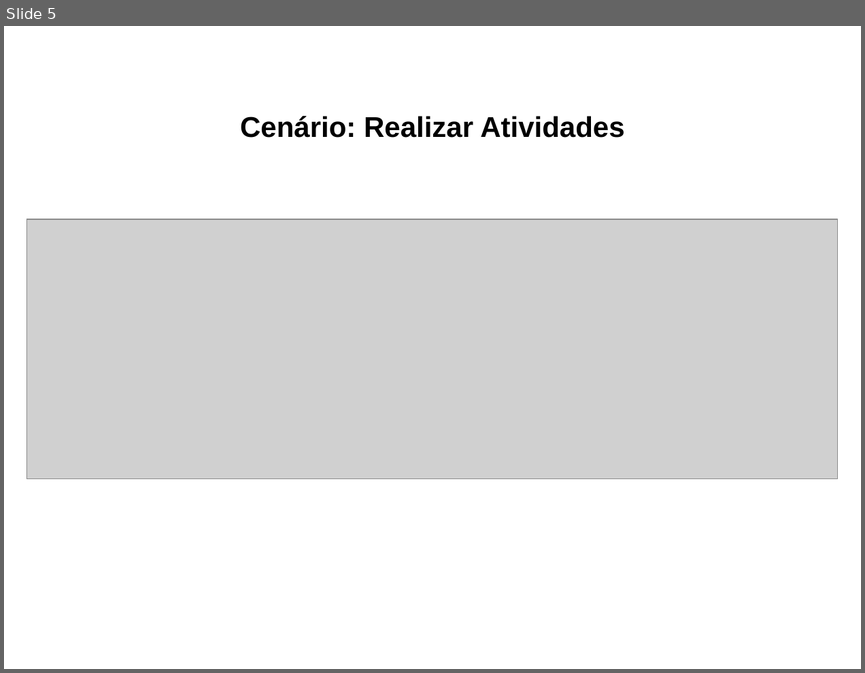
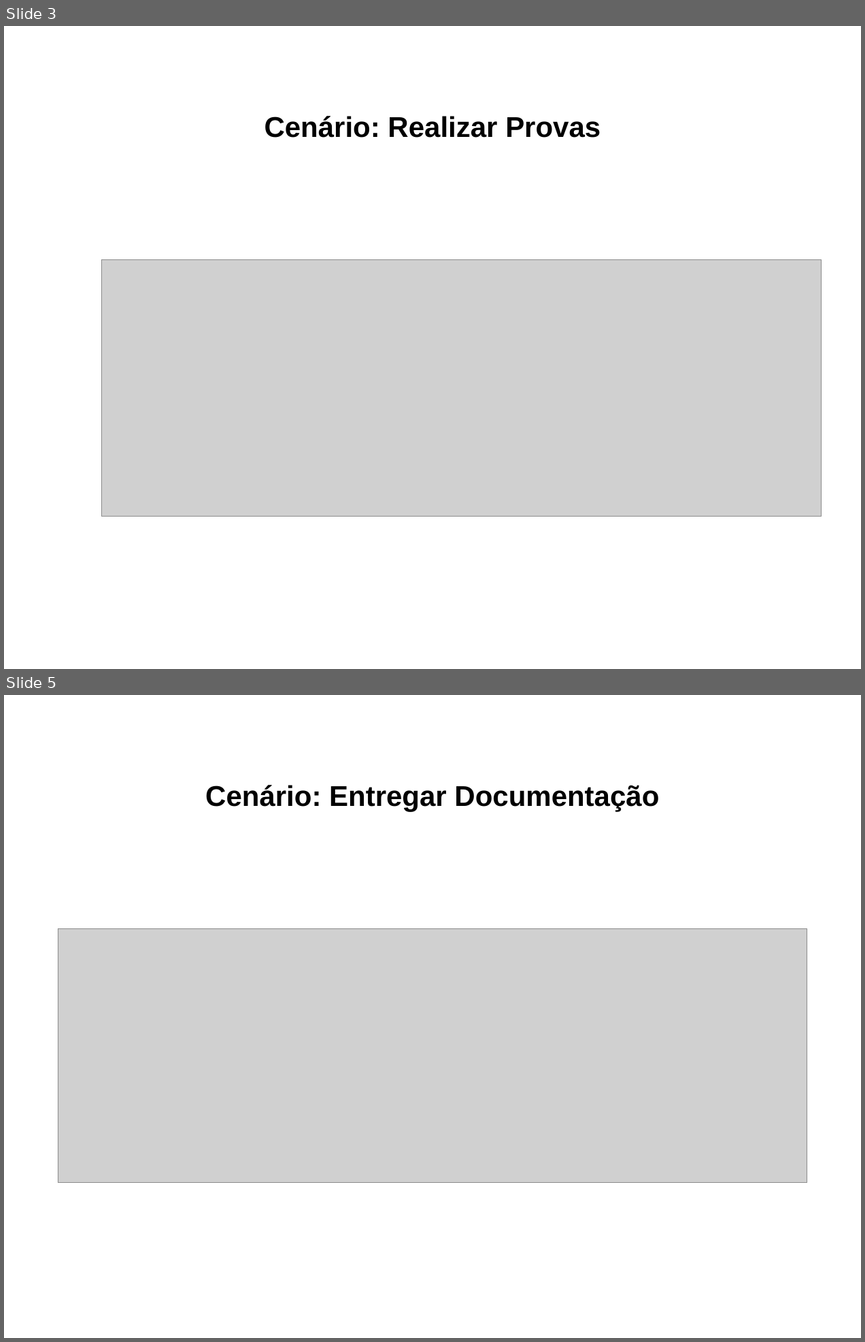
Before and after one commit to leozabotto/smart-owl, a slide deck: Artefatos/15 - Arquitetura de Negócio para cada Cenário.pptx. Shown one above the other, each under a label of ours: slide 5 before the commit, slides 3 and 5 after it; the slides between them are not shown. The pictures are 865x673 and 865x1342 pixels, drawn with LibreOffice and Linux fonts; fonts in the diff are those of the drawing; grey boxes stand for pictures. Boxes give left, top, right and bottom in pixels: in the first picture for what was removed or moved away, otherwise in the second. Text is boxed around its words. In the diff, an @@ line names an element or a change of style, - is before the commit and + after.

```diff
--- a/Artefatos/15 - Arquitetura de Negócio para cada Cenário.pptx
+++ b/Artefatos/15 - Arquitetura de Negócio para cada Cenário.pptx
@@ slide 5 added at [4, 695, 861, 1338], background #FFFFFF @@
@@ text added at [205, 785, 659, 811], 24 pt, text #000000, bold @@
+Cenário: Entregar Documentação
@@ picture added at [58, 929, 807, 1183] @@
@@ what was slide 5 is now slide 3 @@
@@ slide 3 changed as well @@
@@ text at [264, 116, 600, 138]: text changed @@
-Cenário: Realizar Atividades
+Cenário: Realizar Provas
@@ picture: place and size @@
-picture at [27, 219, 838, 478]
+picture at [102, 260, 821, 516]
```
Also in this commit, not shown: 2 other slides changed, 3 other slides added, 3 slides removed.
